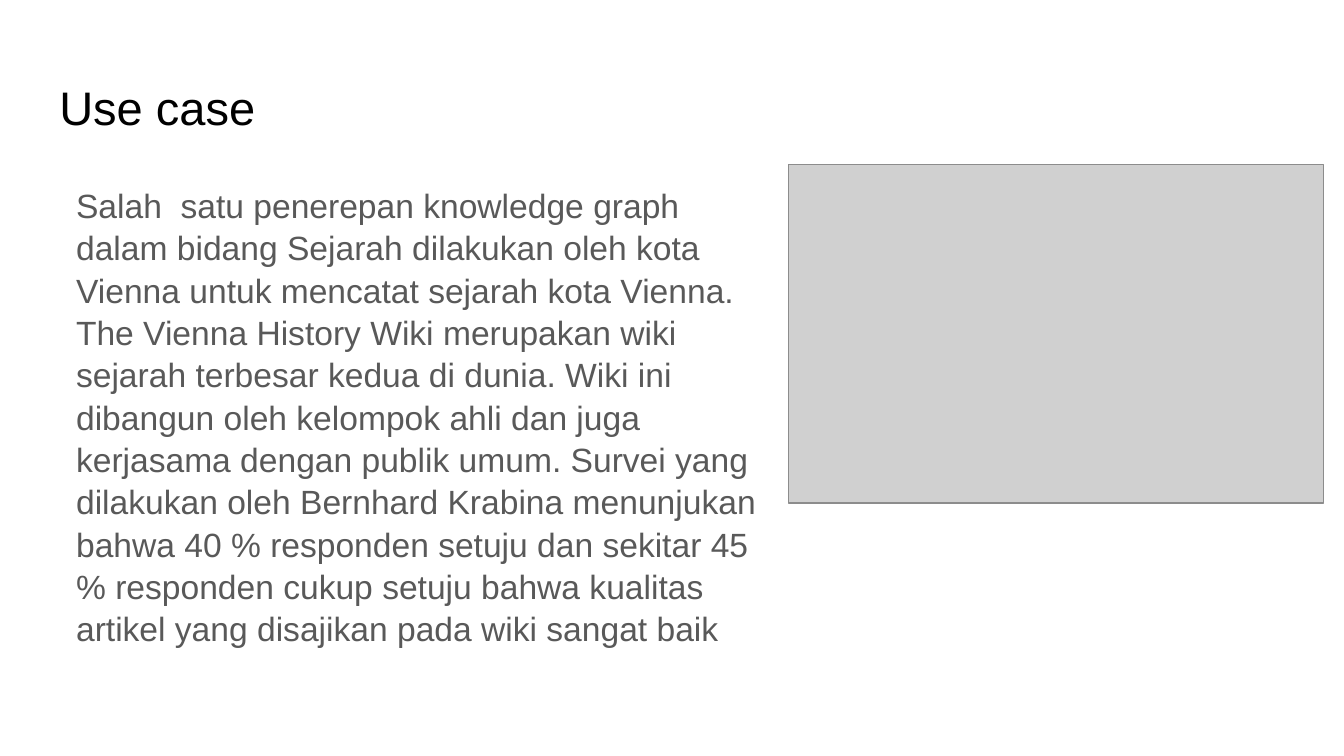
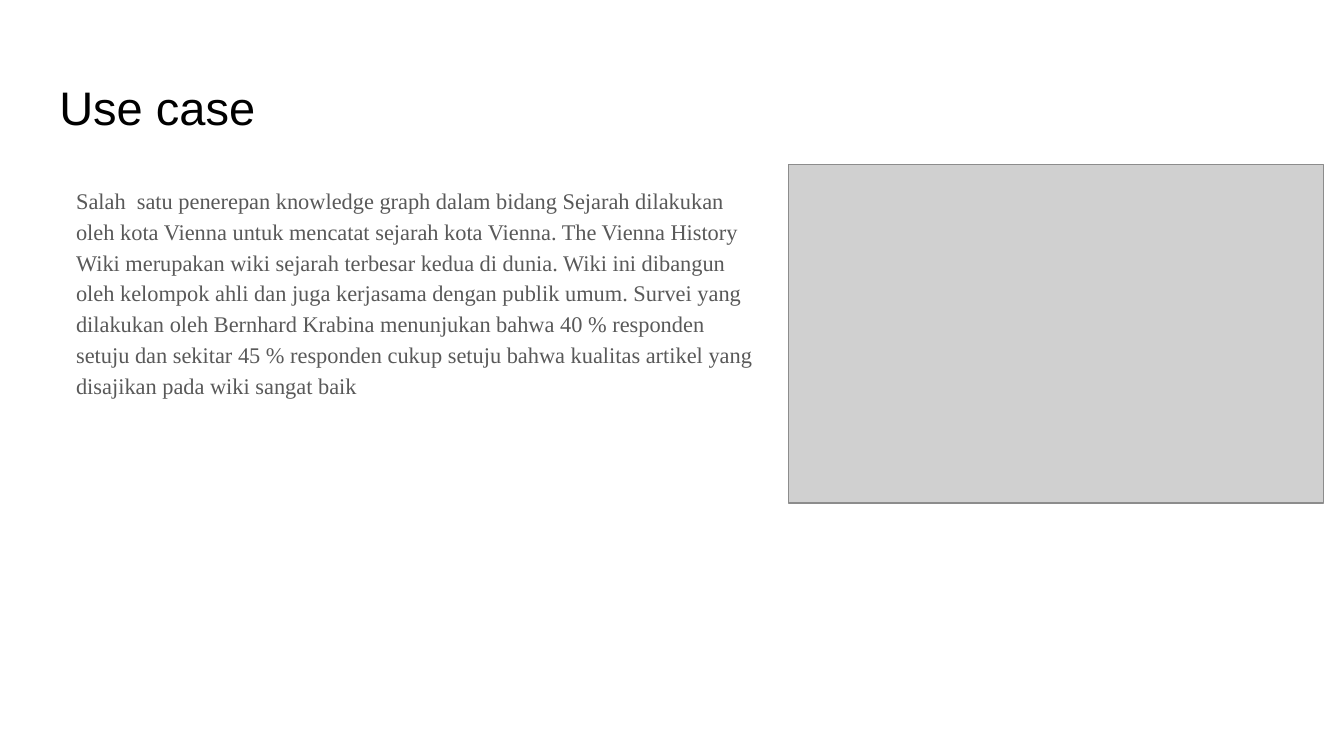
Before and after one commit to rcsenlia/Ontologi-Sejarah-Indonesia, a slide deck: slide 6 of RichieChristiansenSenlia/Draft Proposal - Richie Christiansen Senlia.pptx (slide 8 before the commit). Drawn at 1344x756 pixels with LibreOffice and Linux fonts; fonts in the diff are those of the drawing; grey boxes stand for pictures. Boxes give left, top, right and bottom in pixels: in the first picture for what was removed or moved away, otherwise in the second. Text is boxed around its words. In the diff, an @@ line names an element or a change of style, - is before the commit and + after.

```diff
--- a/RichieChristiansenSenlia/Draft Proposal - Richie Christiansen Senlia.pptx
+++ b/RichieChristiansenSenlia/Draft Proposal - Richie Christiansen Senlia.pptx
@@ text "Salah satu penerepan knowledge graph ..." at (x1=76, y1=193, x2=752, y2=399): size 18 to 12 pt, font Arial to Times New Roman; line spacing 1.05 to 1.15 @@
```
Also in this commit, not shown: 8 other slides changed, 2 slides added, 4 slides removed.
